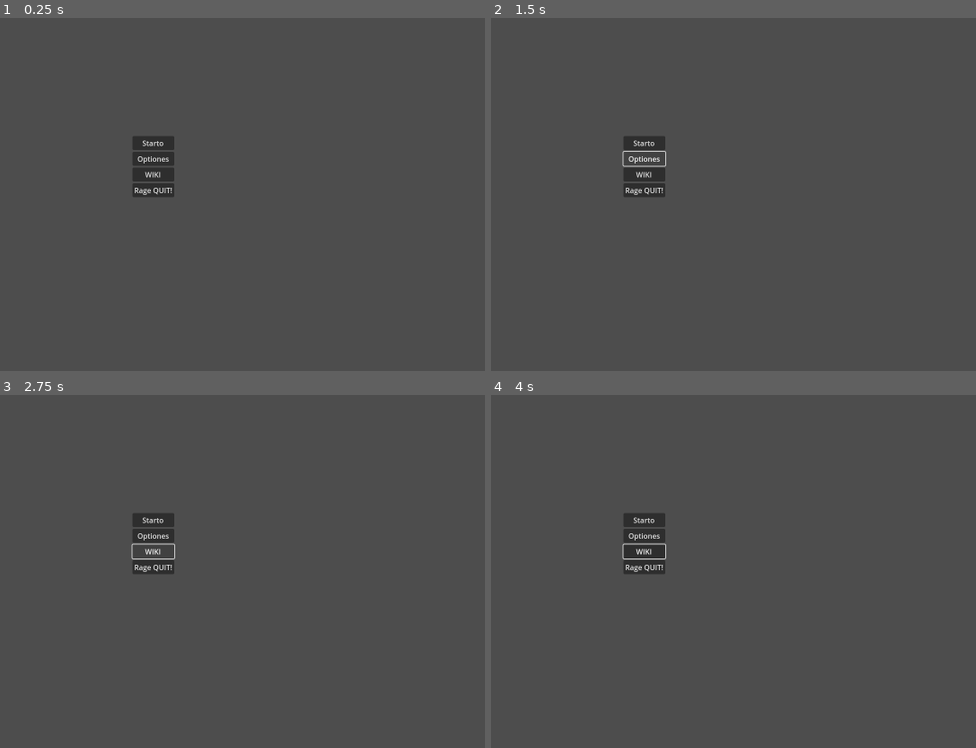
Above: before the commit, frames 1-4 (two rows, left to right).
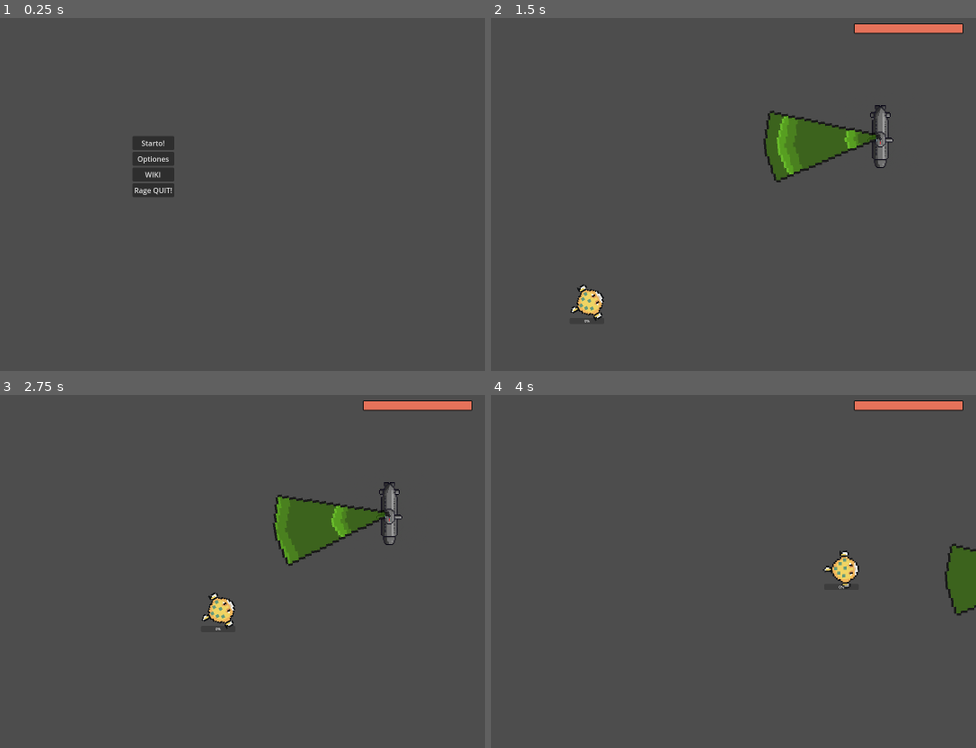
Above: after the commit, the same moments.

Repository: AbuHarambe/Deepsea_Invaders
Game: Godot game, scene res://Scenes/main_menue.tscn
Same seed, same stepped clock (60 frames per second), same inputs: the game is played once before the commit and once after it.
Inputs (mouse positions are in pixels of both pictures, inside the frame that each line leads up to):
- Up to frame 1 (0.25 s): no input
- Up to frame 2 (1.5 s): click "Starto" (after the commit: "Starto!") at 0.5 s; click (646, 159) at 1.25 s, where only the run before the commit has a clickable "Optiones"
- Up to frame 3 (2.75 s): click (155, 550) at 2 s, where only the run before the commit has a clickable "WIKI"
- Up to frame 4 (4 s): move the mouse to (777, 571) at 2.77 s; hold D (Right) 2.78-3.53 s; move the mouse to (outside the picture) at 3.52 s; hold S (Down) from 3.53 s (still down)

The runs differ from the first frame. In frame 1, less than 0.1% of the frame differs, in the area x 29-34%, y 34-37%; in frame 2, 5.2%, in the area x 16-98%, y 1-87%; in frame 3, 5.2%; in frame 4, 3.5%.

Commit message:
Pause Menü eingefügt ✨
Pause- und Ingame-Menü  Closes #4

Diff:
--- /dev/null
+++ b/Scenes/main.gd
@@ -0,0 +1,30 @@
+extends Node2D
+
+var pause_menu_scene = preload("res://Scenes/pause_menue.tscn")
+# Called when the node enters the scene tree for the first time.
+func _ready() -> void:
+	pass # Replace with function body.
+
+
+# Called every frame. 'delta' is the elapsed time since the previous frame.
+func _process(delta: float) -> void:
+	pass
+# In main.gd
+func _unhandled_input(event):
+	# Prüfen, ob die "ui_cancel"-Aktion gedrückt wurde (das ist Standard für Esc)
+	if event.is_action_pressed("ui_cancel"):
+
+		# Prüfen, ob das Spiel bereits pausiert ist (damit wir es nicht doppelt öffnen)
+		if get_tree().paused:
+			# Wenn es pausiert ist, wollen wir es nicht fortsetzen
+			# (das soll nur der "Fortsetzen"-Button tun)
+			return
+
+		# 1. Das Spiel pausieren!
+		get_tree().paused = true
+
+		# 2. Eine Instanz (Kopie) unseres Pausenmenüs erstellen
+		var pause_instance = pause_menu_scene.instantiate()
+
+		# 3. Das Menü zur aktuellen Szene hinzufügen
+		add_child(pause_instance)
--- a/Scenes/main.tscn
+++ b/Scenes/main.tscn
@@ -1,10 +1,12 @@
-[gd_scene load_steps=4 format=3 uid="uid://dktdyic4puxgw"]
+[gd_scene load_steps=5 format=3 uid="uid://dktdyic4puxgw"]
 
 [ext_resource type="PackedScene" uid="uid://bg4a3kqnpolqt" path="res://Scenes/player.tscn" id="1_jjgbg"]
+[ext_resource type="Script" uid="uid://dc4utg2h24prv" path="res://Scenes/main.gd" id="1_jjvhh"]
 [ext_resource type="PackedScene" uid="uid://4atn6j1ayvu6" path="res://Scenes/enemy.tscn" id="2_bo1nx"]
 [ext_resource type="PackedScene" uid="uid://dj1shnag1egsc" path="res://Scenes/health_bar.tscn" id="3_8gbba"]
 
 [node name="Main" type="Node2D"]
+script = ExtResource("1_jjvhh")
 
 [node name="Player" parent="." groups=["player_group"] instance=ExtResource("1_jjgbg")]
 position = Vector2(587, -176)
--- a/Scenes/main_menue.gd
+++ b/Scenes/main_menue.gd
@@ -10,15 +10,9 @@
 func _process(delta: float) -> void:
 	pass
 
-
-func _on_start_pressed() -> void:
-	print("Spiel starten!")
-	get_tree().change_scene_to_file("res://Scenes/main.tscn")
-
-
 func _on_optionen_pressed() -> void:
 	print("Öffne Optionen!")
-	get_tree().change_scene_to_file("res://Scenes/OptionsMenu.tscn")
+	get_tree().change_scene_to_file("res://Scenes/options_menue.tscn")
 
 
 func _on_quit_pressed() -> void:
@@ -28,3 +22,8 @@
 
 func _on_wiki_pressed() -> void:
 	pass # Replace with function body.
+
+
+func _on_start_pressed() -> void:
+	print("Spiel starten!")
+	get_tree().change_scene_to_file("res://Scenes/main.tscn")
--- a/Scenes/main_menue.tscn
+++ b/Scenes/main_menue.tscn
@@ -31,8 +31,7 @@
 
 [node name="Start" type="Button" parent="CenterContainer/VBoxContainer"]
 layout_mode = 2
-button_mask = 0
-text = "Starto"
+text = "Starto!"
 
 [node name="Optionen" type="Button" parent="CenterContainer/VBoxContainer"]
 layout_mode = 2
--- /dev/null
+++ b/Scenes/pause_menue.gd
@@ -0,0 +1,38 @@
+extends Control
+
+
+# Called when the node enters the scene tree for the first time.
+func _ready() -> void:
+	pass # Replace with function body.
+
+
+# Called every frame. 'delta' is the elapsed time since the previous frame.
+func _process(delta: float) -> void:
+	pass
+
+
+func _on_fortsetzen_pressed() -> void:
+# 1. Das Spiel fortsetzen
+	print("Es wird fortgesetzt!")
+	get_tree().paused = false
+	# 2. Das Pausenmenü aus der Szene entfernen (es zerstört sich selbst)
+	queue_free()
+
+
+func _on_neustart_pressed() -> void:
+	# WICHTIG: Immer zuerst un-pausen, bevor man die Szene wechselt!
+	get_tree().paused = false
+
+	# Hole den Pfad der aktuell laufenden Szene und lade sie neu
+	var current_scene_path = get_tree().current_scene.scene_file_path
+	get_tree().change_scene_to_file(current_scene_path)
+
+
+func _on_wiki_platzhalter_pressed() -> void:
+	print("Wiki (Platzhalter) geöffnet")
+
+
+func _on_zum_hauptmenü_pressed() -> void:
+	# WICHTIG: Immer zuerst un-pausen!
+	get_tree().paused = false
+	get_tree().change_scene_to_file("res://Scenes/main_menue.tscn")
--- /dev/null
+++ b/Scenes/pause_menue.tscn
@@ -0,0 +1,62 @@
+[gd_scene load_steps=2 format=3 uid="uid://dkfag6yfdna4c"]
+
+[ext_resource type="Script" uid="uid://cildewsbmffnl" path="res://Scenes/pause_menue.gd" id="1_l5e74"]
+
+[node name="PauseMenue" type="Control"]
+process_mode = 2
+layout_mode = 3
+anchors_preset = 15
+anchor_right = 1.0
+anchor_bottom = 1.0
+grow_horizontal = 2
+grow_vertical = 2
+script = ExtResource("1_l5e74")
+
+[node name="ColorRect" type="ColorRect" parent="."]
+layout_mode = 1
+anchors_preset = 15
+anchor_right = 1.0
+anchor_bottom = 1.0
+grow_horizontal = 2
+grow_vertical = 2
+rotation = -0.0013554815
+color = Color(1, 1, 1, 0.5882353)
+
+[node name="CenterContainer" type="CenterContainer" parent="."]
+layout_mode = 1
+anchors_preset = 8
+anchor_left = 0.5
+anchor_top = 0.5
+anchor_right = 0.5
+anchor_bottom = 0.5
+offset_left = -45.0
+offset_top = -33.5
+offset_right = 45.0
+offset_bottom = 33.5
+grow_horizontal = 2
+grow_vertical = 2
+
+[node name="VBoxContainer" type="VBoxContainer" parent="CenterContainer"]
+layout_mode = 2
+
+[node name="Fortsetzen" type="Button" parent="CenterContainer/VBoxContainer"]
+layout_mode = 2
+text = "Fortsetzen"
+
+[node name="Neustart" type="Button" parent="CenterContainer/VBoxContainer"]
+layout_mode = 2
+text = "Neustart"
+
+[node name="Wiki (Platzhalter" type="Button" parent="CenterContainer/VBoxContainer"]
+layout_mode = 2
+text = "WIKI(Platzhalter)"
+
+[node name="Zum Hauptmenü" type="Button" parent="CenterContainer/VBoxContainer"]
+layout_mode = 2
+text = "Zum Hauptmenü
+"
+
+[connection signal="pressed" from="CenterContainer/VBoxContainer/Fortsetzen" to="." method="_on_fortsetzen_pressed"]
+[connection signal="pressed" from="CenterContainer/VBoxContainer/Neustart" to="." method="_on_neustart_pressed"]
+[connection signal="pressed" from="CenterContainer/VBoxContainer/Wiki (Platzhalter" to="." method="_on_wiki_platzhalter_pressed"]
+[connection signal="pressed" from="CenterContainer/VBoxContainer/Zum Hauptmenü" to="." method="_on_zum_hauptmenü_pressed"]
--- a/options_menue.gd
+++ b/options_menue.gd
@@ -13,4 +13,4 @@
 
 func _on_back_button_pressed() -> void:
 	print("Geh zurück zum MainMenue!")
-	get_tree().change_scene_to_file("res://Scenes/MainMenu.tscn")
+	get_tree().change_scene_to_file("res://Scenes/main_menue.tscn")
Not shown, added: Scenes/main.gd.uid
Not shown, added: Scenes/pause_menue.gd.uid
